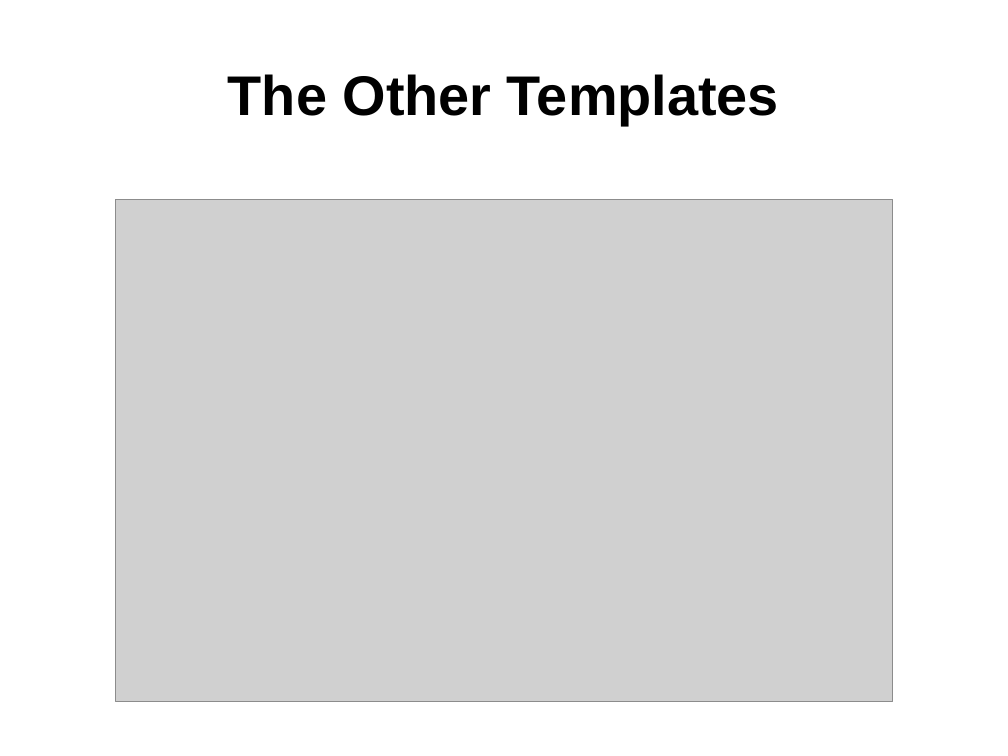
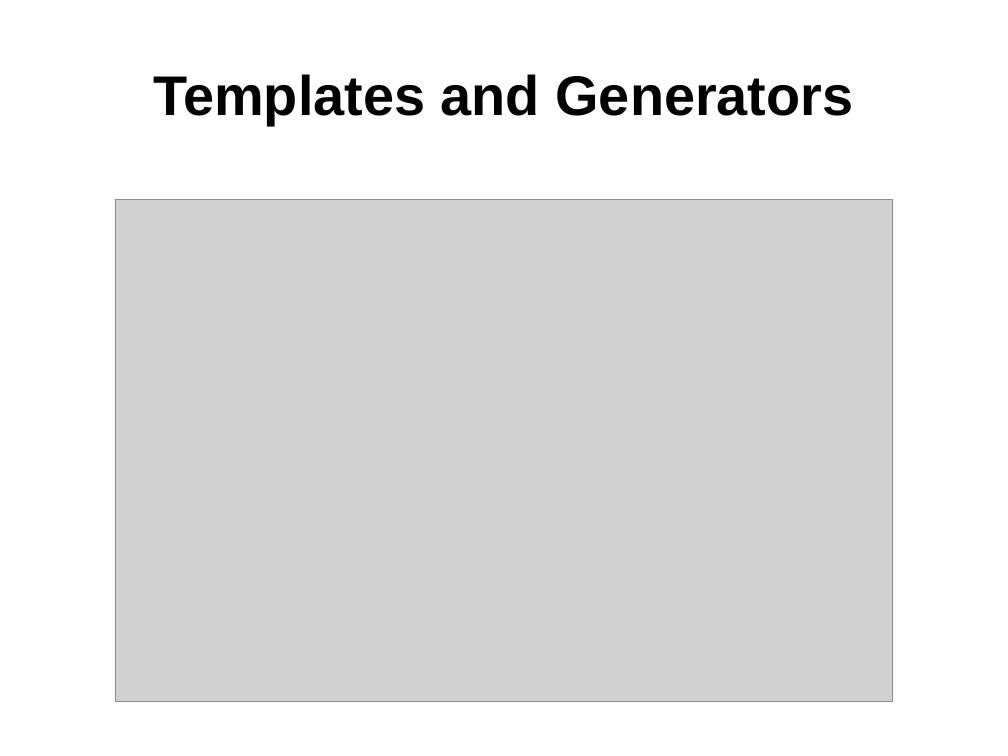
Before and after one commit to weetmuts/rodin-b-sharp-iUML_B_Utils, a slide deck: slide 12 of work/store/Writing/InterfaceTemplatesPaper(acceptedABZ2014)/presentation/templates.odp. Drawn at 1008x756 pixels with LibreOffice and Linux fonts; fonts in the diff are those of the drawing; grey boxes stand for pictures. Boxes give left, top, right and bottom in pixels: in the first picture for what was removed or moved away, otherwise in the second. Text is boxed around its words. In the diff, an @@ line names an element or a change of style, - is before the commit and + after.

```diff
--- a/work/store/Writing/InterfaceTemplatesPaper(acceptedABZ2014)/presentation/templates.odp
+++ b/work/store/Writing/InterfaceTemplatesPaper(acceptedABZ2014)/presentation/templates.odp
@@ title at [153, 74, 853, 125]: text changed @@
-The Other Templates
+Templates and Generators
```
Also in this commit, not shown: 3 other slides changed, 1 slide added, 1 slide removed, 6 other files.
